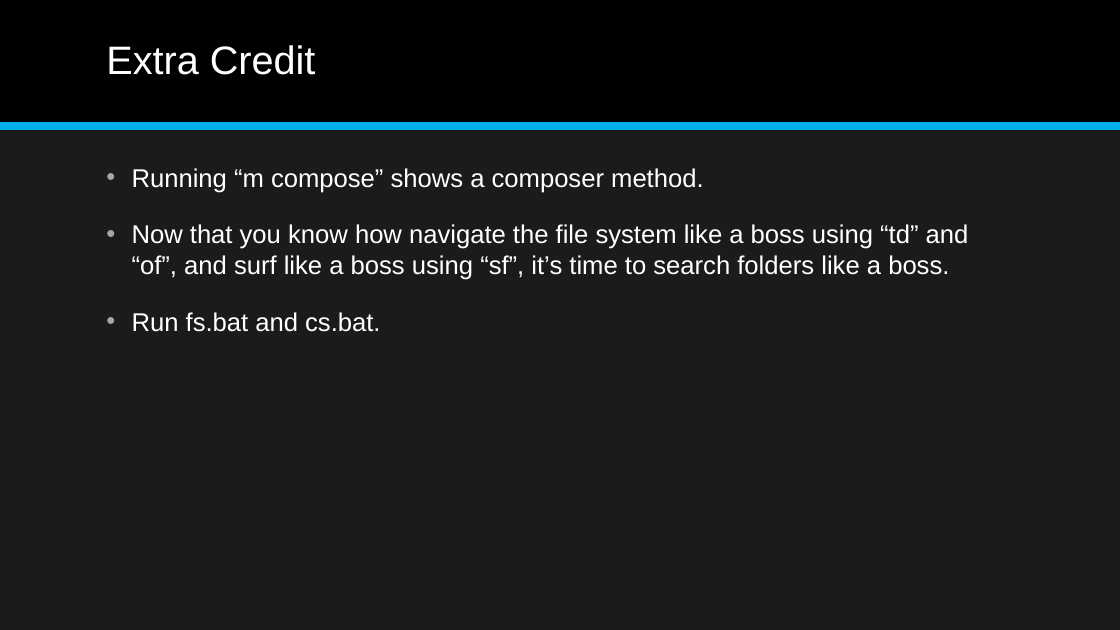
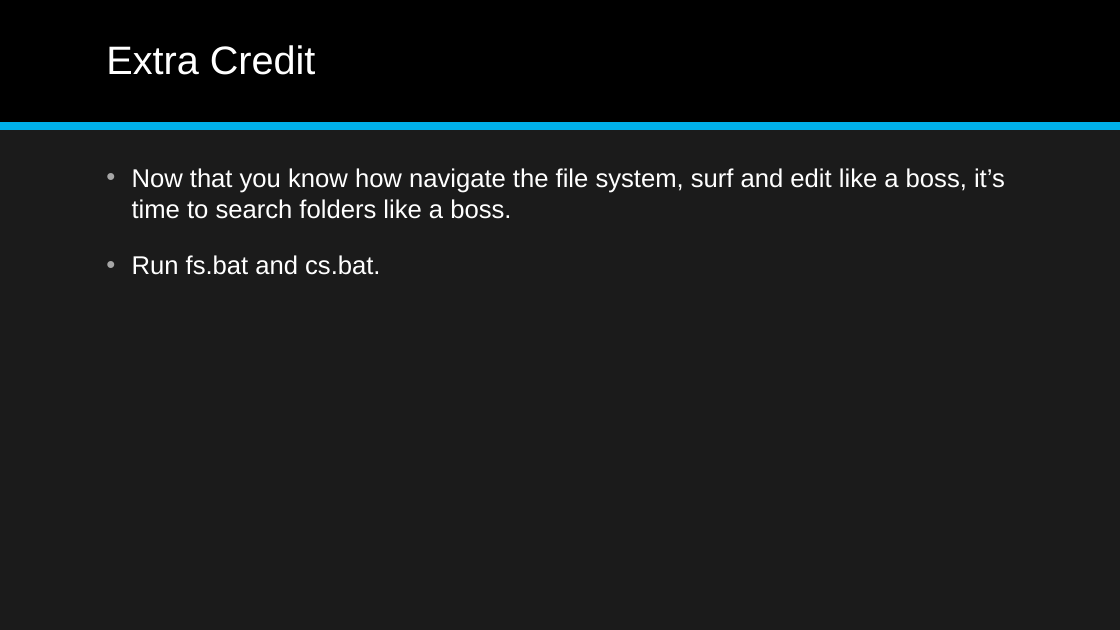
Before and after one commit to jonathan-r-jones/Composable-Batch-Files, a slide deck: slide 21 of Composable Batch File Helper.pptx (slide 20 before the commit). Drawn at 1120x630 pixels with LibreOffice and Linux fonts; fonts in the diff are those of the drawing. Boxes give left, top, right and bottom in pixels: in the first picture for what was removed or moved away, otherwise in the second. Text is boxed around its words. In the diff, an @@ line names an element or a change of style, - is before the commit and + after.

```diff
--- a/Composable Batch File Helper.pptx
+++ b/Composable Batch File Helper.pptx
@@ text at bbox=[132, 168, 1005, 219]: text changed @@
-• Running “m compose” shows a composer method.
-• Now that you know how navigate the file system like a boss using “td” and “of”, and surf like a boss using “sf”, it’s time to search folders like a boss.
+• Now that you know how navigate the file system, surf and edit like a boss, it’s time to search folders like a boss.
```
Also in this commit, not shown: 1 slide added, 4 other files.
